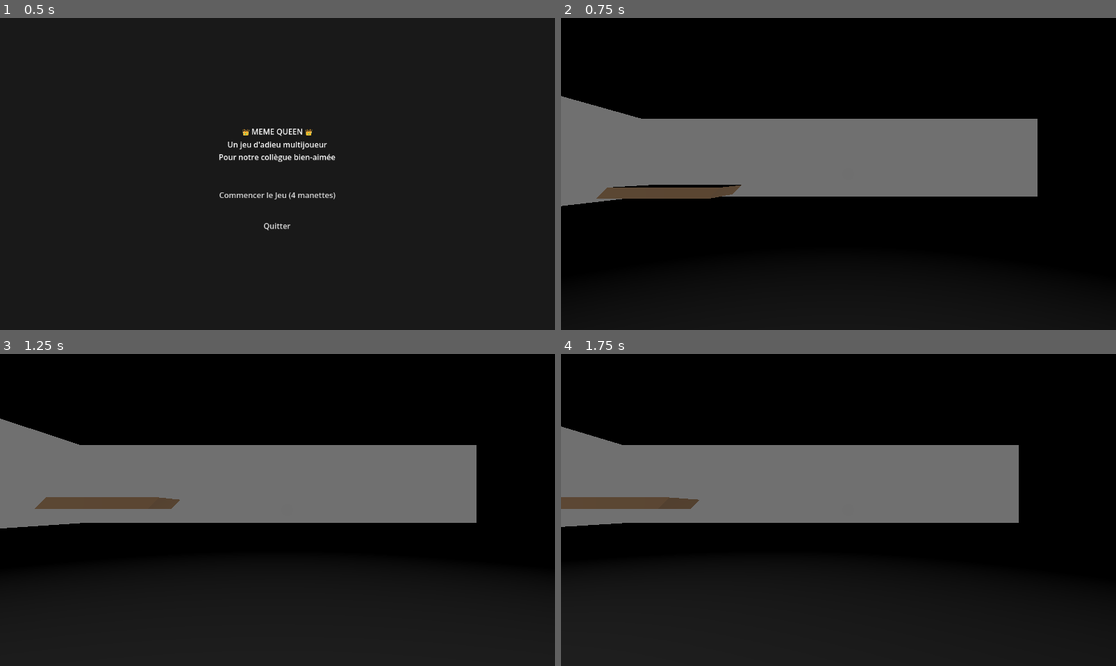
Above: before the commit, frames 1-4 (two rows, left to right).
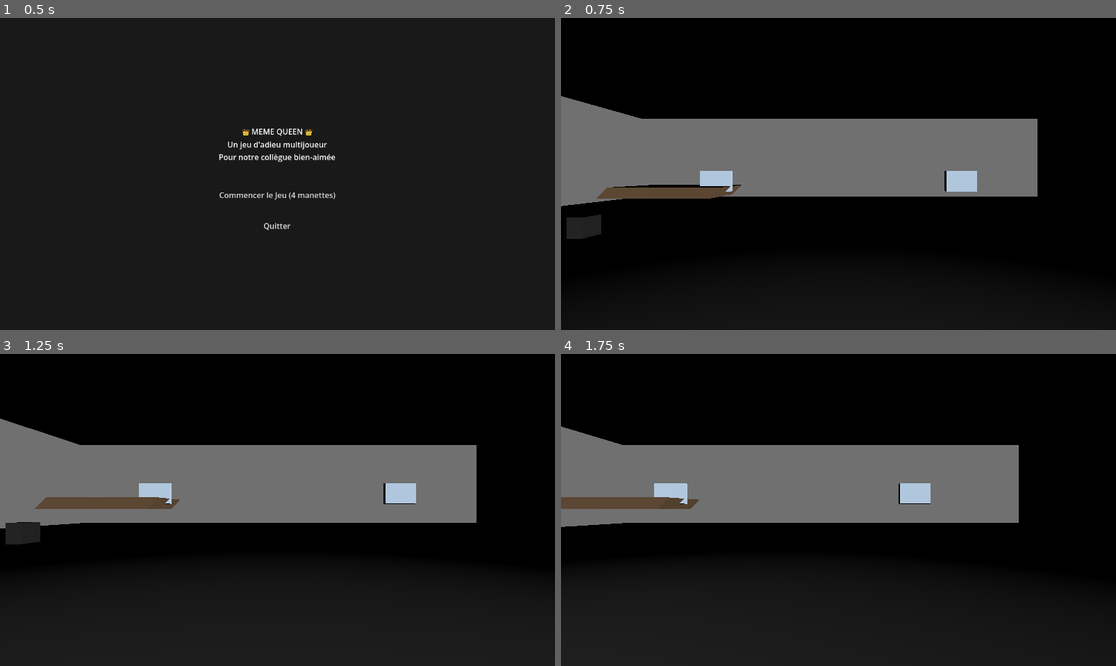
Above: after the commit, the same moments.

Repository: ArKZbeb/jeuApoorva
Game: Godot game, scene res://scenes/menu.tscn
Same seed, same stepped clock (60 frames per second), same inputs: the game is played once before the commit and once after it.
Inputs (mouse positions are in pixels of both pictures, inside the frame that each line leads up to):
- Up to frame 1 (0.5 s): no input
- Up to frame 2 (0.75 s): click "Commencer le Jeu (4 manettes)" at 0.5 s
- Up to frame 3 (1.25 s): no input
- Up to frame 4 (1.75 s): tap Enter (ui_accept) at 1.25, 1.52 s; move the mouse to (960, 494) at 1.27 s; hold Right (ui_right) from 1.28 s (still down); tap Space at 1.35 s; click (960, 494) at 1.42 s

Frame 1 is identical in both runs. In frame 2, 1.1% of the frame differs, in the area x 1-75%, y 48-71%; in frame 3, 1.1%; in frame 4, 0.7%.

Commit message:
Add modern stylized decor with visually integrated enigmas
- Bureau: Added chairs, monitors, plants, shelves with books, and decorative posters
- Salle d'aventures: Added visual enigma indicators (flags, signs, microphone, post-its)
- Added neon lighting effects with cyan, orange, pink, and teal accent lights
- Mur des messages: Added celebration podium, decorative pillars, and spotlights
- Enhanced lighting with dramatic purple and pink tones for finale scene
- Modern stylized aesthetic with visual cues for each puzzle type

Diff:
--- a/godot_jeu/scenes/bureau.tscn
+++ b/godot_jeu/scenes/bureau.tscn
@@ -30,6 +30,27 @@
 
 [sub_resource type="StandardMaterial3D" id="Material_Red"]
 albedo_color = Color(1, 0, 0, 1)
+
+[sub_resource type="StandardMaterial3D" id="Material_DarkGray"]
+albedo_color = Color(0.25, 0.25, 0.25, 1)
+
+[sub_resource type="StandardMaterial3D" id="Material_Black"]
+albedo_color = Color(0.1, 0.1, 0.1, 1)
+
+[sub_resource type="StandardMaterial3D" id="Material_LightBlue"]
+albedo_color = Color(0.8, 0.9, 1, 1)
+
+[sub_resource type="StandardMaterial3D" id="Material_Teal"]
+albedo_color = Color(0.2, 0.7, 0.8, 1)
+emission_enabled = true
+emission = Color(0.2, 0.7, 0.8, 1)
+emission_energy_multiplier = 0.3
+
+[sub_resource type="StandardMaterial3D" id="Material_Orange"]
+albedo_color = Color(1, 0.6, 0.2, 1)
+
+[sub_resource type="StandardMaterial3D" id="Material_Green"]
+albedo_color = Color(0.3, 0.8, 0.4, 1)
 
 [sub_resource type="BoxShape3D" id="BoxShape3D_2"]
 
@@ -160,6 +181,108 @@
 [node name="CollisionShape3D" type="CollisionShape3D" parent="Furniture/Desk1" unique_id=596909910]
 shape = SubResource("BoxShape3D_1")
 
+[node name="ModernDecor" type="Node3D" parent="." unique_id=1234567890]
+
+[node name="Chair1" type="StaticBody3D" parent="ModernDecor"]
+transform = Transform3D(0.6, 0, 0, 0, 0.8, 0, 0, 0, 0.6, -10, 0.8, -8)
+
+[node name="Mesh" type="MeshInstance3D" parent="ModernDecor/Chair1"]
+mesh = SubResource("BoxMesh_1")
+material_override = SubResource("Material_Black")
+
+[node name="CollisionShape3D" type="CollisionShape3D" parent="ModernDecor/Chair1"]
+shape = SubResource("BoxShape3D_1")
+
+[node name="Monitor1" type="StaticBody3D" parent="ModernDecor"]
+transform = Transform3D(1.5, 0, 0, 0, 1, 0, 0, 0, 0.2, -6, 2.5, -10)
+
+[node name="Mesh" type="MeshInstance3D" parent="ModernDecor/Monitor1"]
+mesh = SubResource("BoxMesh_1")
+material_override = SubResource("Material_LightBlue")
+
+[node name="CollisionShape3D" type="CollisionShape3D" parent="ModernDecor/Monitor1"]
+shape = SubResource("BoxShape3D_1")
+
+[node name="Monitor2" type="StaticBody3D" parent="ModernDecor"]
+transform = Transform3D(1.5, 0, 0, 0, 1, 0, 0, 0, 0.2, 6, 2.5, -10)
+
+[node name="Mesh" type="MeshInstance3D" parent="ModernDecor/Monitor2"]
+mesh = SubResource("BoxMesh_1")
+material_override = SubResource("Material_LightBlue")
+
+[node name="CollisionShape3D" type="CollisionShape3D" parent="ModernDecor/Monitor2"]
+shape = SubResource("BoxShape3D_1")
+
+[node name="Plant1" type="StaticBody3D" parent="ModernDecor"]
+transform = Transform3D(0.4, 0, 0, 0, 1.2, 0, 0, 0, 0.4, -20, 1, -5)
+
+[node name="Mesh" type="MeshInstance3D" parent="ModernDecor/Plant1"]
+mesh = SubResource("BoxMesh_1")
+material_override = SubResource("Material_Green")
+
+[node name="CollisionShape3D" type="CollisionShape3D" parent="ModernDecor/Plant1"]
+shape = SubResource("BoxShape3D_1")
+
+[node name="Plant2" type="StaticBody3D" parent="ModernDecor"]
+transform = Transform3D(0.4, 0, 0, 0, 1.2, 0, 0, 0, 0.4, 20, 1, 5)
+
+[node name="Mesh" type="MeshInstance3D" parent="ModernDecor/Plant2"]
+mesh = SubResource("BoxMesh_1")
+material_override = SubResource("Material_Green")
+
+[node name="CollisionShape3D" type="CollisionShape3D" parent="ModernDecor/Plant2"]
+shape = SubResource("BoxShape3D_1")
+
+[node name="Poster1" type="StaticBody3D" parent="ModernDecor"]
+transform = Transform3D(3, 0, 0, 0, 2, 0, 0, 0, 0.1, -23, 6, 0)
+
+[node name="Mesh" type="MeshInstance3D" parent="ModernDecor/Poster1"]
+mesh = SubResource("BoxMesh_1")
+material_override = SubResource("Material_Teal")
+
+[node name="CollisionShape3D" type="CollisionShape3D" parent="ModernDecor/Poster1"]
+shape = SubResource("BoxShape3D_1")
+
+[node name="Poster2" type="StaticBody3D" parent="ModernDecor"]
+transform = Transform3D(3, 0, 0, 0, 2, 0, 0, 0, 0.1, 23, 6, 0)
+
+[node name="Mesh" type="MeshInstance3D" parent="ModernDecor/Poster2"]
+mesh = SubResource("BoxMesh_1")
+material_override = SubResource("Material_Orange")
+
+[node name="CollisionShape3D" type="CollisionShape3D" parent="ModernDecor/Poster2"]
+shape = SubResource("BoxShape3D_1")
+
+[node name="Shelves" type="StaticBody3D" parent="ModernDecor"]
+transform = Transform3D(3, 0, 0, 0, 3, 0, 0, 0, 0.5, 0, 5, 20)
+
+[node name="Mesh" type="MeshInstance3D" parent="ModernDecor/Shelves"]
+mesh = SubResource("BoxMesh_1")
+material_override = SubResource("Material_Wood")
+
+[node name="CollisionShape3D" type="CollisionShape3D" parent="ModernDecor/Shelves"]
+shape = SubResource("BoxShape3D_1")
+
+[node name="Books1" type="StaticBody3D" parent="ModernDecor"]
+transform = Transform3D(0.8, 0, 0, 0, 0.4, 0, 0, 0, 0.3, -1, 5.5, 20)
+
+[node name="Mesh" type="MeshInstance3D" parent="ModernDecor/Books1"]
+mesh = SubResource("BoxMesh_1")
+material_override = SubResource("Material_Orange")
+
+[node name="CollisionShape3D" type="CollisionShape3D" parent="ModernDecor/Books1"]
+shape = SubResource("BoxShape3D_1")
+
+[node name="Books2" type="StaticBody3D" parent="ModernDecor"]
+transform = Transform3D(0.8, 0, 0, 0, 0.4, 0, 0, 0, 0.3, 1, 5.5, 20)
+
+[node name="Mesh" type="MeshInstance3D" parent="ModernDecor/Books2"]
+mesh = SubResource("BoxMesh_1")
+material_override = SubResource("Material_Teal")
+
+[node name="CollisionShape3D" type="CollisionShape3D" parent="ModernDecor/Books2"]
+shape = SubResource("BoxShape3D_1")
+
 [node name="Ceiling" type="StaticBody3D" parent="." unique_id=602219200]
 transform = Transform3D(50, 0, 0, 0, 1, 0, 0, 0, 50, 0, 10, 0)
 
--- a/godot_jeu/scenes/mur_messages.tscn
+++ b/godot_jeu/scenes/mur_messages.tscn
@@ -28,6 +28,21 @@
 
 [sub_resource type="StandardMaterial3D" id="Material_Cyan"]
 albedo_color = Color(0, 1, 1, 1)
+
+[sub_resource type="StandardMaterial3D" id="Material_Gold"]
+albedo_color = Color(1, 0.85, 0, 1)
+emission_enabled = true
+emission = Color(1, 0.85, 0, 1)
+emission_energy_multiplier = 0.4
+
+[sub_resource type="StandardMaterial3D" id="Material_Pink"]
+albedo_color = Color(1, 0.4, 0.7, 1)
+emission_enabled = true
+emission = Color(1, 0.4, 0.7, 1)
+emission_energy_multiplier = 0.3
+
+[sub_resource type="StandardMaterial3D" id="Material_LightPurple"]
+albedo_color = Color(0.9, 0.7, 1, 1)
 
 [sub_resource type="CapsuleMesh" id="CapsuleMesh_1"]
 
@@ -179,6 +194,62 @@
 [node name="CollisionShape3D" type="CollisionShape3D" parent="MessageWall" unique_id=1754164090]
 shape = SubResource("BoxShape3D_1")
 
+[node name="FinalDecor" type="Node3D" parent="."]
+
+[node name="CelebrationLight1" type="OmniLight3D" parent="FinalDecor"]
+transform = Transform3D(1, 0, 0, 0, 1, 0, 0, 0, 1, -5, 10, 10)
+light_color = Color(1, 0.2, 0.8, 1)
+omni_range = 15.0
+energy_multiplier = 1.2
+
+[node name="CelebrationLight2" type="OmniLight3D" parent="FinalDecor"]
+transform = Transform3D(1, 0, 0, 0, 1, 0, 0, 0, 1, 5, 10, 10)
+light_color = Color(0, 0.8, 1, 1)
+omni_range = 15.0
+energy_multiplier = 1.2
+
+[node name="Podium" type="StaticBody3D" parent="FinalDecor"]
+transform = Transform3D(4, 0, 0, 0, 0.3, 0, 0, 0, 3, 0, 0.5, 15)
+
+[node name="Mesh" type="MeshInstance3D" parent="FinalDecor/Podium"]
+mesh = SubResource("BoxMesh_1")
+material_override = SubResource("Material_Gold")
+
+[node name="CollisionShape3D" type="CollisionShape3D" parent="FinalDecor/Podium"]
+shape = SubResource("BoxShape3D_1")
+
+[node name="Spotlight1" type="OmniLight3D" parent="FinalDecor"]
+transform = Transform3D(1, 0, 0, 0, 1, 0, 0, 0, 1, -3, 9, 14)
+light_color = Color(1, 1, 0.2, 1)
+omni_range = 8.0
+energy_multiplier = 1.5
+
+[node name="Spotlight2" type="OmniLight3D" parent="FinalDecor"]
+transform = Transform3D(1, 0, 0, 0, 1, 0, 0, 0, 1, 3, 9, 14)
+light_color = Color(1, 1, 0.2, 1)
+omni_range = 8.0
+energy_multiplier = 1.5
+
+[node name="DecorPillar1" type="StaticBody3D" parent="FinalDecor"]
+transform = Transform3D(0.5, 0, 0, 0, 3, 0, 0, 0, 0.5, -7, 3, 14)
+
+[node name="Mesh" type="MeshInstance3D" parent="FinalDecor/DecorPillar1"]
+mesh = SubResource("BoxMesh_1")
+material_override = SubResource("Material_Pink")
+
+[node name="CollisionShape3D" type="CollisionShape3D" parent="FinalDecor/DecorPillar1"]
+shape = SubResource("BoxShape3D_1")
+
+[node name="DecorPillar2" type="StaticBody3D" parent="FinalDecor"]
+transform = Transform3D(0.5, 0, 0, 0, 3, 0, 0, 0, 0.5, 7, 3, 14)
+
+[node name="Mesh" type="MeshInstance3D" parent="FinalDecor/DecorPillar2"]
+mesh = SubResource("BoxMesh_1")
+material_override = SubResource("Material_Pink")
+
+[node name="CollisionShape3D" type="CollisionShape3D" parent="FinalDecor/DecorPillar2"]
+shape = SubResource("BoxShape3D_1")
+
 [node name="Player" type="CharacterBody3D" parent="." unique_id=1686045047]
 transform = Transform3D(1, 0, 0, 0, 1, 0, 0, 0, 1, 0, 2, -5)
 script = ExtResource("5")
--- a/godot_jeu/scenes/salle_aventures.tscn
+++ b/godot_jeu/scenes/salle_aventures.tscn
@@ -72,6 +72,24 @@
 emission_enabled = true
 emission = Color(1, 0, 0, 1)
 emission_energy_multiplier = 0.5
+
+[sub_resource type="StandardMaterial3D" id="Material_DarkGray"]
+albedo_color = Color(0.25, 0.25, 0.25, 1)
+
+[sub_resource type="StandardMaterial3D" id="Material_LightGray"]
+albedo_color = Color(0.7, 0.7, 0.7, 1)
+
+[sub_resource type="StandardMaterial3D" id="Material_Orange"]
+albedo_color = Color(1, 0.6, 0.2, 1)
+
+[sub_resource type="StandardMaterial3D" id="Material_Pink"]
+albedo_color = Color(1, 0.4, 0.7, 1)
+
+[sub_resource type="StandardMaterial3D" id="Material_Yellow"]
+albedo_color = Color(1, 1, 0, 1)
+
+[sub_resource type="StandardMaterial3D" id="Material_White"]
+albedo_color = Color(0.9, 0.9, 0.9, 1)
 
 [sub_resource type="StandardMaterial3D" id="StandardMaterial3D_7feju"]
 albedo_color = Color(0.5, 0.5, 0.5, 1)
@@ -168,6 +186,32 @@
 light_color = Color(0.8, 0.6, 1, 1)
 omni_range = 10.0
 
+[node name="NeonLights" type="Node3D" parent="."]
+
+[node name="NeonTop1" type="OmniLight3D" parent="NeonLights"]
+transform = Transform3D(1, 0, 0, 0, 1, 0, 0, 0, 1, -8, 9, 5)
+light_color = Color(0, 1, 1, 1)
+omni_range = 6.0
+energy_multiplier = 0.8
+
+[node name="NeonTop2" type="OmniLight3D" parent="NeonLights"]
+transform = Transform3D(1, 0, 0, 0, 1, 0, 0, 0, 1, 0, 9, 5)
+light_color = Color(1, 0.5, 0, 1)
+omni_range = 6.0
+energy_multiplier = 0.8
+
+[node name="NeonTop3" type="OmniLight3D" parent="NeonLights"]
+transform = Transform3D(1, 0, 0, 0, 1, 0, 0, 0, 1, 8, 9, 5)
+light_color = Color(1, 0.2, 0.8, 1)
+omni_range = 6.0
+energy_multiplier = 0.8
+
+[node name="NeonTop4" type="OmniLight3D" parent="NeonLights"]
+transform = Transform3D(1, 0, 0, 0, 1, 0, 0, 0, 1, 12, 9, 5)
+light_color = Color(0, 1, 0.5, 1)
+omni_range = 6.0
+energy_multiplier = 0.8
+
 [node name="Columns" type="Node3D" parent="." unique_id=1850248050]
 
 [node name="Column1" type="StaticBody3D" parent="Columns" unique_id=1490852116]
@@ -231,6 +275,68 @@
 shape = SubResource("BoxShape3D_1")
 
 [node name="Beams" type="Node3D" parent="." unique_id=1465813856]
+
+[node name="EnigmaVisuals" type="Node3D" parent="."]
+
+[node name="Flag1" type="StaticBody3D" parent="EnigmaVisuals"]
+transform = Transform3D(0.8, 0, 0, 0, 0.8, 0, 0, 0, 0.1, -8, 4, 3)
+
+[node name="Mesh" type="MeshInstance3D" parent="EnigmaVisuals/Flag1"]
+mesh = SubResource("BoxMesh_1")
+material_override = SubResource("Material_Orange")
+
+[node name="CollisionShape3D" type="CollisionShape3D" parent="EnigmaVisuals/Flag1"]
+shape = SubResource("BoxShape3D_1")
+
+[node name="ProjectSign1" type="StaticBody3D" parent="EnigmaVisuals"]
+transform = Transform3D(1.5, 0, 0, 0, 0.6, 0, 0, 0, 0.1, -4, 4, 3)
+
+[node name="Mesh" type="MeshInstance3D" parent="EnigmaVisuals/ProjectSign1"]
+mesh = SubResource("BoxMesh_1")
+material_override = SubResource("Material_LightGray")
+
+[node name="CollisionShape3D" type="CollisionShape3D" parent="EnigmaVisuals/ProjectSign1"]
+shape = SubResource("BoxShape3D_1")
+
+[node name="ProjectSign2" type="StaticBody3D" parent="EnigmaVisuals"]
+transform = Transform3D(1.5, 0, 0, 0, 0.6, 0, 0, 0, 0.1, 0, 4, 3)
+
+[node name="Mesh" type="MeshInstance3D" parent="EnigmaVisuals/ProjectSign2"]
+mesh = SubResource("BoxMesh_1")
+material_override = SubResource("Material_DarkGray")
+
+[node name="CollisionShape3D" type="CollisionShape3D" parent="EnigmaVisuals/ProjectSign2"]
+shape = SubResource("BoxShape3D_1")
+
+[node name="MicrophoneSymbol" type="StaticBody3D" parent="EnigmaVisuals"]
+transform = Transform3D(0.6, 0, 0, 0, 1, 0, 0, 0, 0.6, 4, 3.5, 3)
+
+[node name="Mesh" type="MeshInstance3D" parent="EnigmaVisuals/MicrophoneSymbol"]
+mesh = SubResource("BoxMesh_1")
+material_override = SubResource("Material_Pink")
+
+[node name="CollisionShape3D" type="CollisionShape3D" parent="EnigmaVisuals/MicrophoneSymbol"]
+shape = SubResource("BoxShape3D_1")
+
+[node name="PostIts" type="StaticBody3D" parent="EnigmaVisuals"]
+transform = Transform3D(1, 0, 0, 0, 0.8, 0, 0, 0, 0.1, 8, 4, 3)
+
+[node name="Mesh" type="MeshInstance3D" parent="EnigmaVisuals/PostIts"]
+mesh = SubResource("BoxMesh_1")
+material_override = SubResource("Material_Yellow")
+
+[node name="CollisionShape3D" type="CollisionShape3D" parent="EnigmaVisuals/PostIts"]
+shape = SubResource("BoxShape3D_1")
+
+[node name="ForbiddenSign" type="StaticBody3D" parent="EnigmaVisuals"]
+transform = Transform3D(0.8, 0, 0, 0, 0.8, 0, 0, 0, 0.1, 12, 4, 3)
+
+[node name="Mesh" type="MeshInstance3D" parent="EnigmaVisuals/ForbiddenSign"]
+mesh = SubResource("BoxMesh_1")
+material_override = SubResource("Material_Red")
+
+[node name="CollisionShape3D" type="CollisionShape3D" parent="EnigmaVisuals/ForbiddenSign"]
+shape = SubResource("BoxShape3D_1")
 
 [node name="Player" type="CharacterBody3D" parent="." unique_id=2093444657]
 transform = Transform3D(1, 0, 0, 0, 1, 0, 0, 0, 1, 0, 2, 0)
